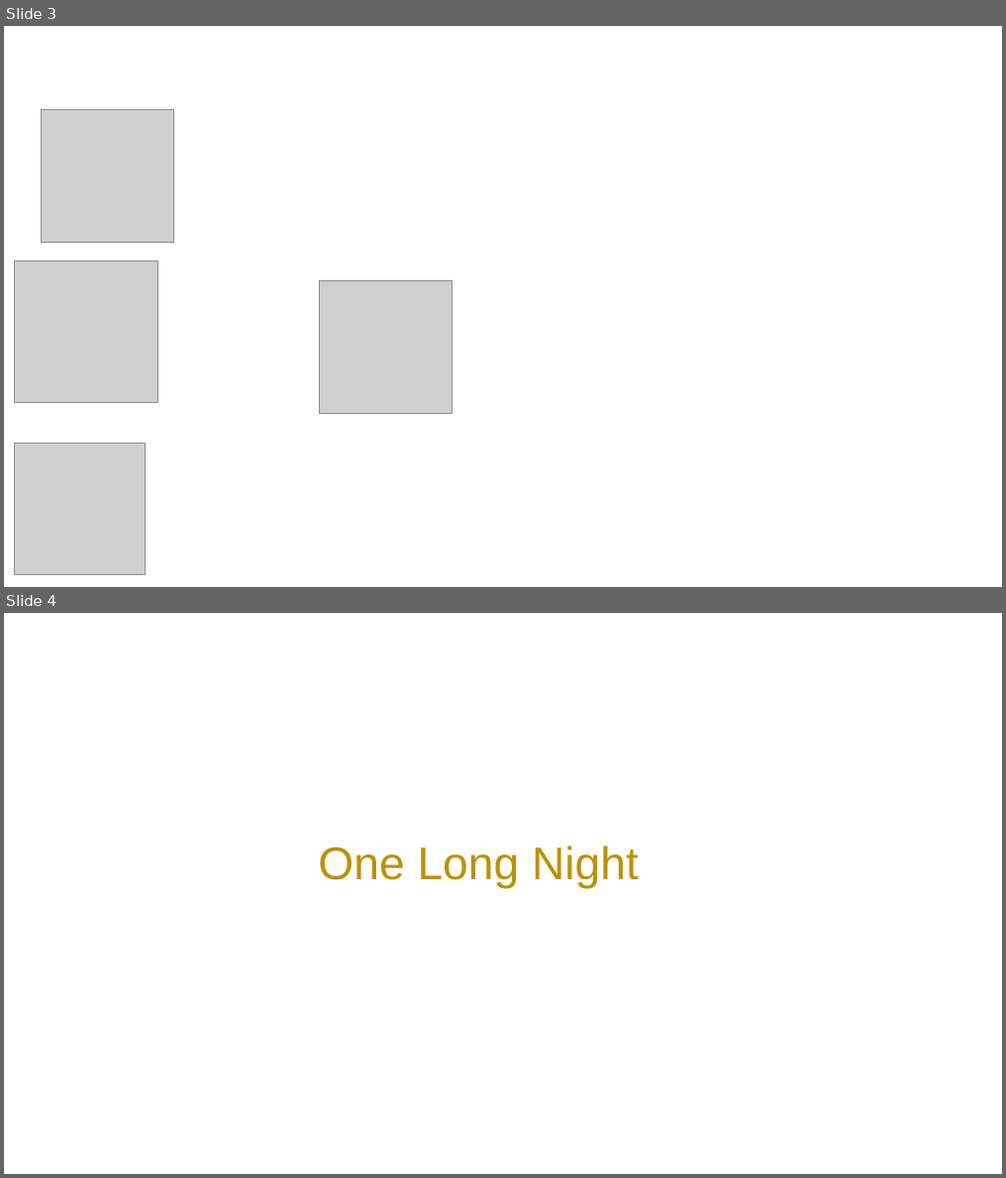
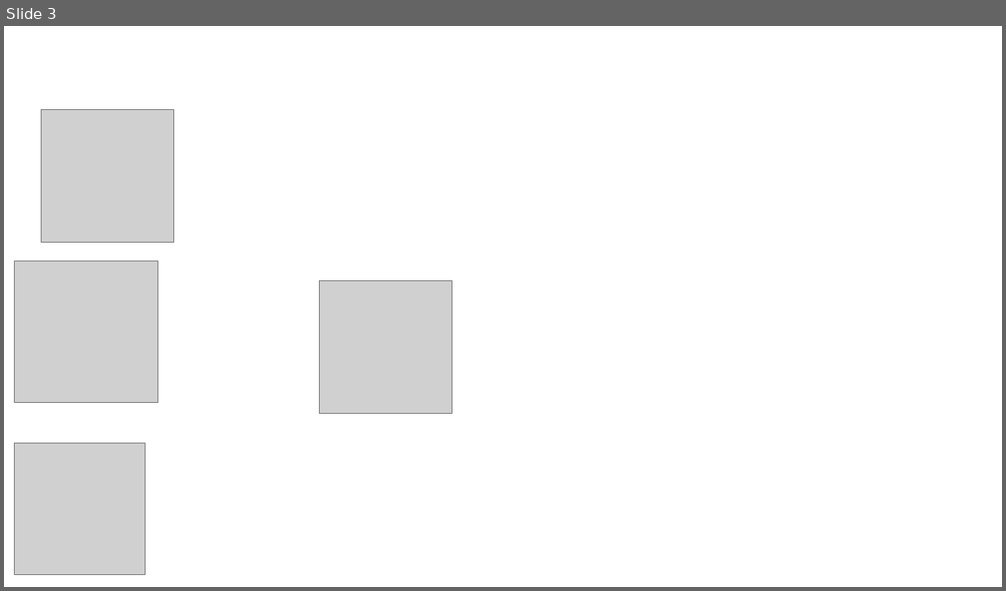
Before and after one commit to benjamin214/One-Long-Night, a slide deck: Sprite/assets.pptx. Shown one above the other, each under a label of ours: slides 3 and 4 before the commit, slide 3 after it. The pictures are 1006x1178 and 1006x591 pixels, drawn with LibreOffice and Linux fonts; fonts in the diff are those of the drawing; grey boxes stand for pictures. Boxes give left, top, right and bottom in pixels: in the first picture for what was removed or moved away, otherwise in the second. Text is boxed around its words. In the diff, an @@ line names an element or a change of style, - is before the commit and + after.

```diff
--- a/Sprite/assets.pptx
+++ b/Sprite/assets.pptx
@@ slide 4 removed at (4,613,1002,1174), background #FFFFFF @@
@@ text removed at (318,846,639,889) @@
-One Long Night
```
Also in this commit, not shown: 1 slide changed, 5 slides added, 1 other slide removed, 40 other files.
